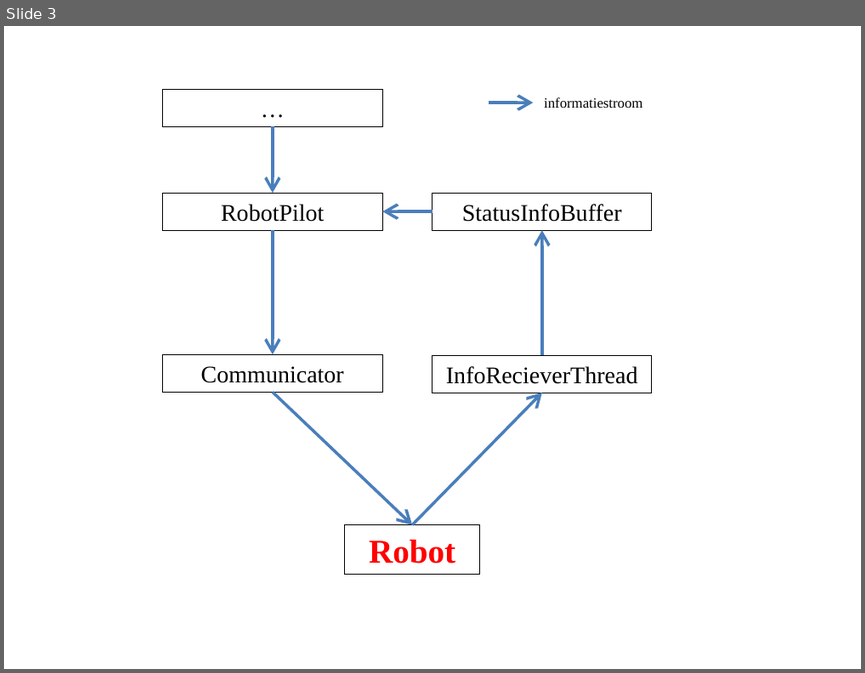
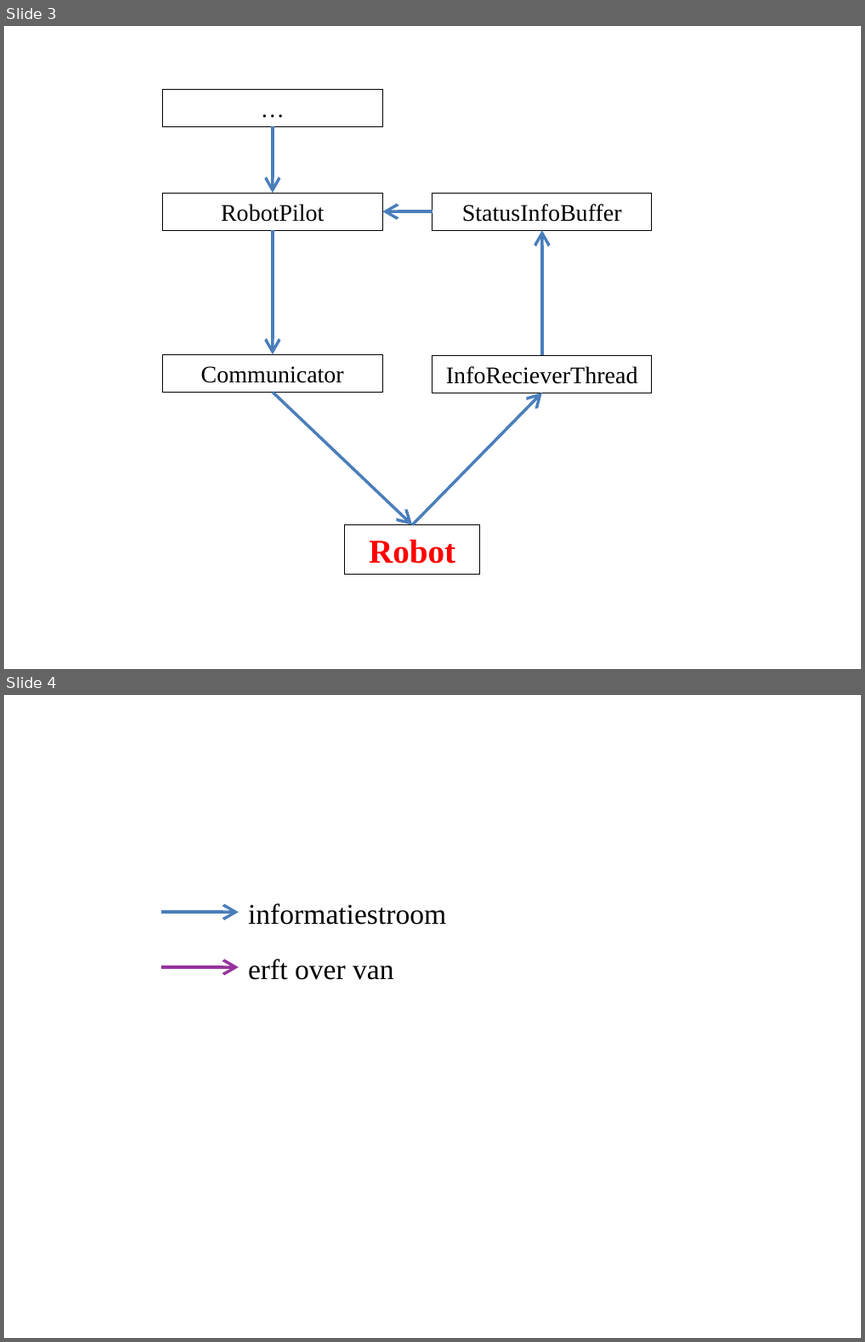
Before and after one commit to toonn/SilverSurfer, a slide deck: SilverSurferVerslag/Verslag demo 4/Klassendiagramma.pptx. Shown one above the other, each under a label of ours: slide 3 before the commit, slides 3 and 4 after it. The pictures are 865x673 and 865x1342 pixels, drawn with LibreOffice and Linux fonts; fonts in the diff are those of the drawing. Boxes give left, top, right and bottom in pixels: in the first picture for what was removed or moved away, otherwise in the second. Text is boxed around its words. In the diff, an @@ line names an element or a change of style, - is before the commit and + after.

```diff
--- a/SilverSurferVerslag/Verslag demo 4/Klassendiagramma.pptx
+++ b/SilverSurferVerslag/Verslag demo 4/Klassendiagramma.pptx
@@ slide 4 added at <box>4,695,861,1338</box>, background #FFFFFF @@
@@ group added at <box>161,903,446,980</box>: 2 arrows, 2 texts @@
+erft over van
+informatiestroom
@@ slide 3 changed as well @@
@@ text removed at <box>544,97,642,108</box> @@
-informatiestroom
@@ arrow removed from (489, 102) to (533, 102) @@
```
Also in this commit, not shown: 1 other slide changed, 1 other slide added, 1 slide removed, 14 other files.
